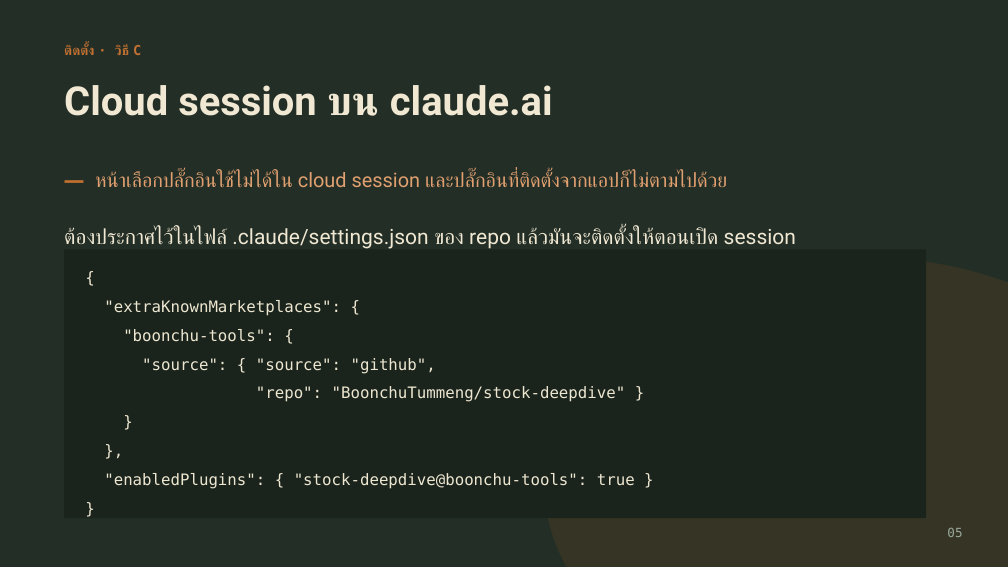
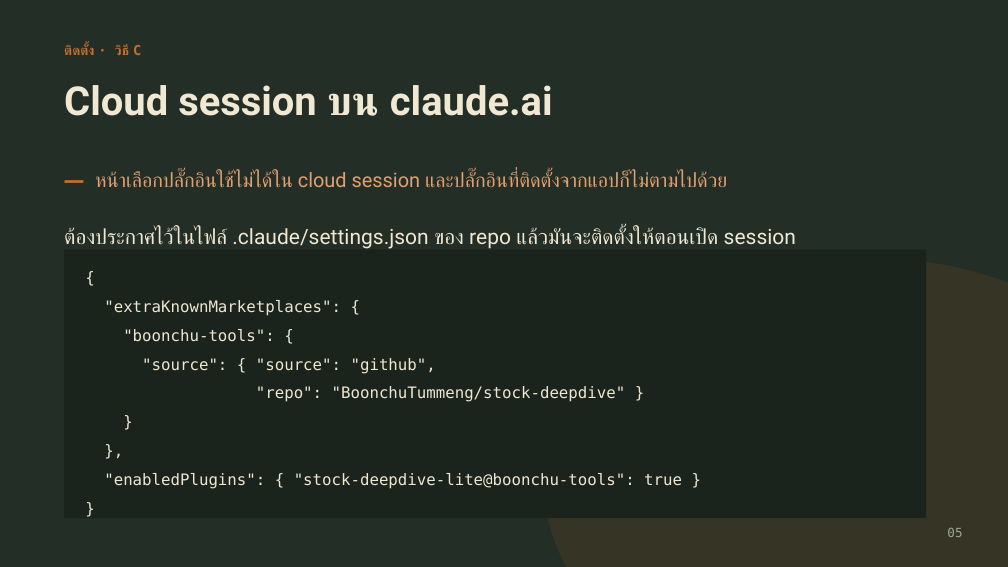
Before and after one commit to BoonchuTummeng/stock-deepdive, a slide deck: slide 6 of docs/stock-deepdive-guide.pptx. Drawn at 1008x567 pixels with LibreOffice and Linux fonts; fonts in the diff are those of the drawing. Boxes give left, top, right and bottom in pixels: in the first picture for what was removed or moved away, otherwise in the second. Text is boxed around its words. In the diff, an @@ line names an element or a change of style, - is before the commit and + after.

Commit message:
เปลี่ยนชื่อปลั๊กอินเป็น stock-deepdive-lite กันชนกับสกิลชื่อเดียวกันที่ผู้ใช้อาจมีอยู่แล้ว

```diff
--- a/docs/stock-deepdive-guide.pptx
+++ b/docs/stock-deepdive-guide.pptx
@@ text at <box>104,473,682,489</box>: text changed @@
-"enabledPlugins": { "stock-deepdive@boonchu-tools": true }
+"enabledPlugins": { "stock-deepdive-lite@boonchu-tools": true }
```
Also in this commit, not shown: 4 other slides changed, 3 other files.
